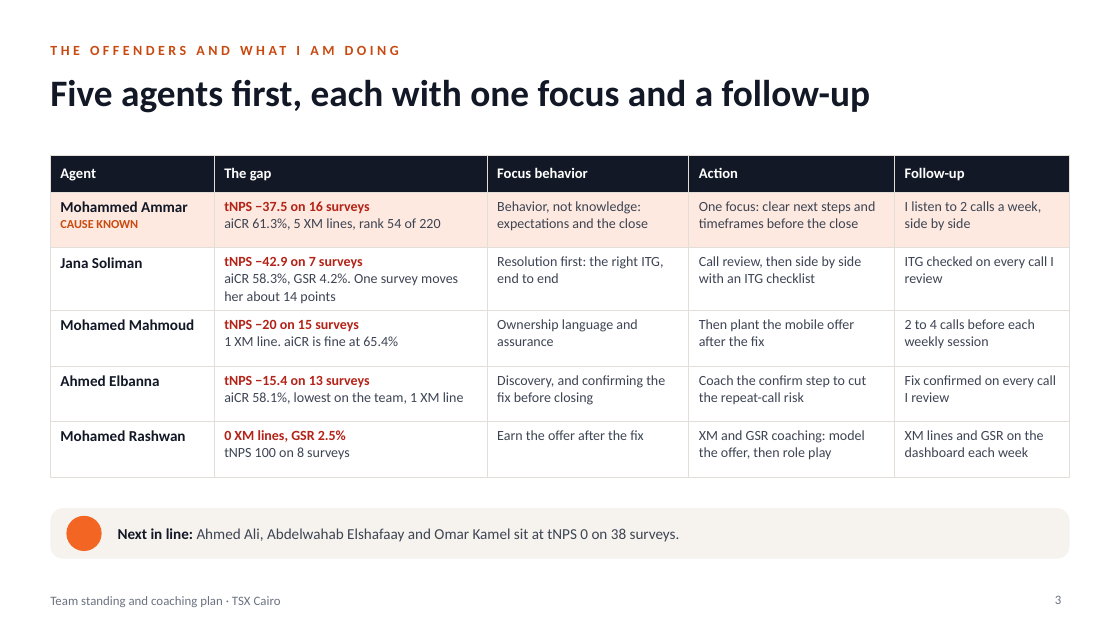
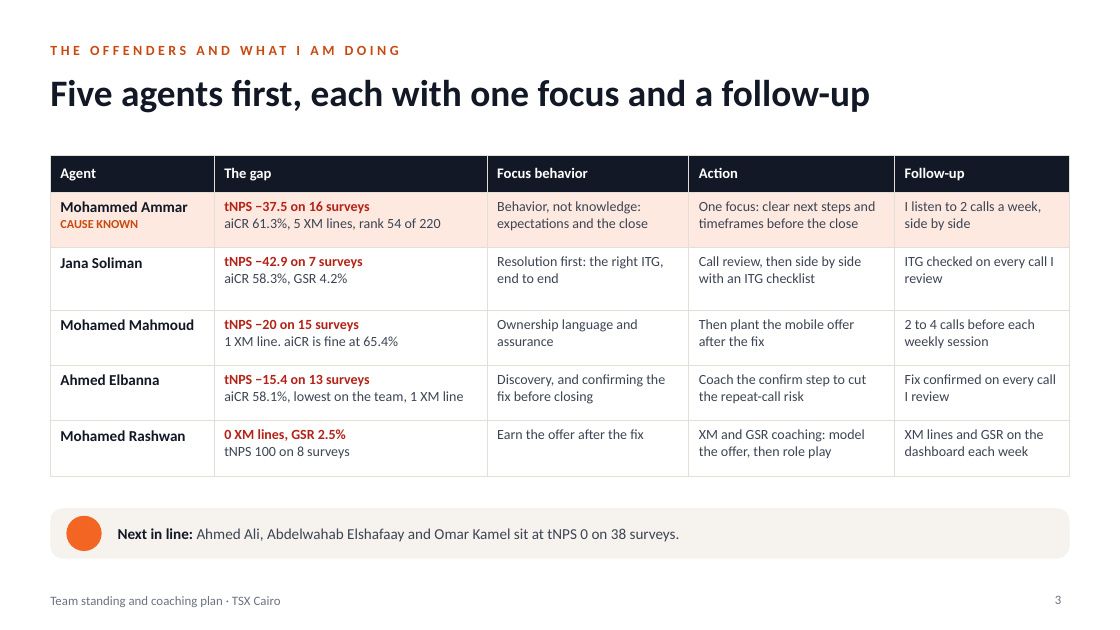
Before and after one commit to comar12/LMS, a slide deck: slide 3 of coaching-intelligence-pro/Team_Standing_Omar_Mansour.pptx. Drawn at 1120x630 pixels with LibreOffice and Linux fonts; fonts in the diff are those of the drawing; background and template pictures are left out. Boxes give left, top, right and bottom in pixels: in the first picture for what was removed or moved away, otherwise in the second. Text is boxed around its words. In the diff, an @@ line names an element or a change of style, - is before the commit and + after.

```diff
--- a/coaching-intelligence-pro/Team_Standing_Omar_Mansour.pptx
+++ b/coaching-intelligence-pro/Team_Standing_Omar_Mansour.pptx
@@ table at bbox=[50, 155, 1070, 463] @@
-row 3, column 2: tNPS −42.9 on 7 surveys / aiCR 58.3%, GSR 4.2%. One survey moves her about 14 points
+row 3, column 2: tNPS −42.9 on 7 surveys / aiCR 58.3%, GSR 4.2%
```
